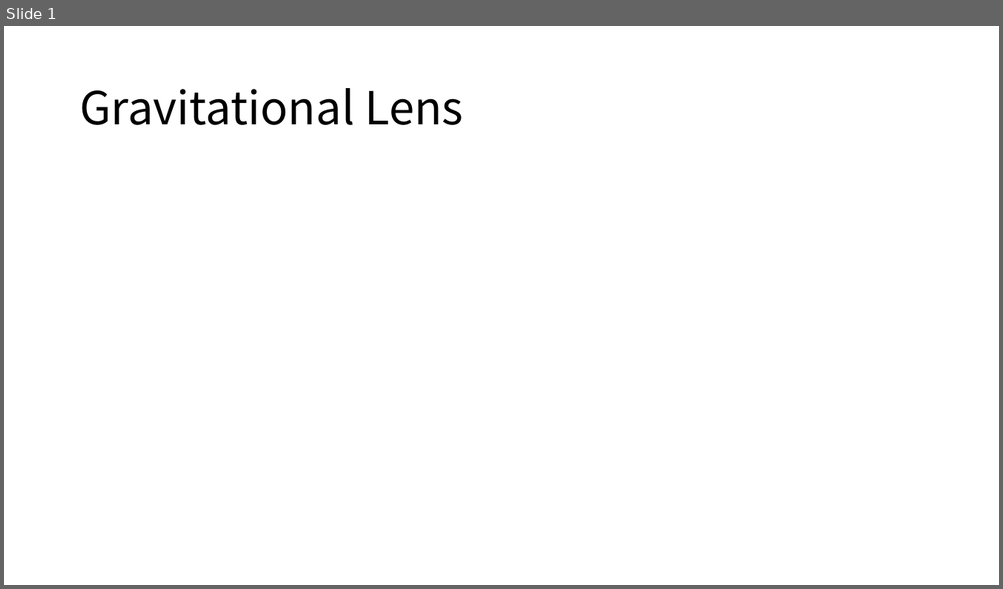
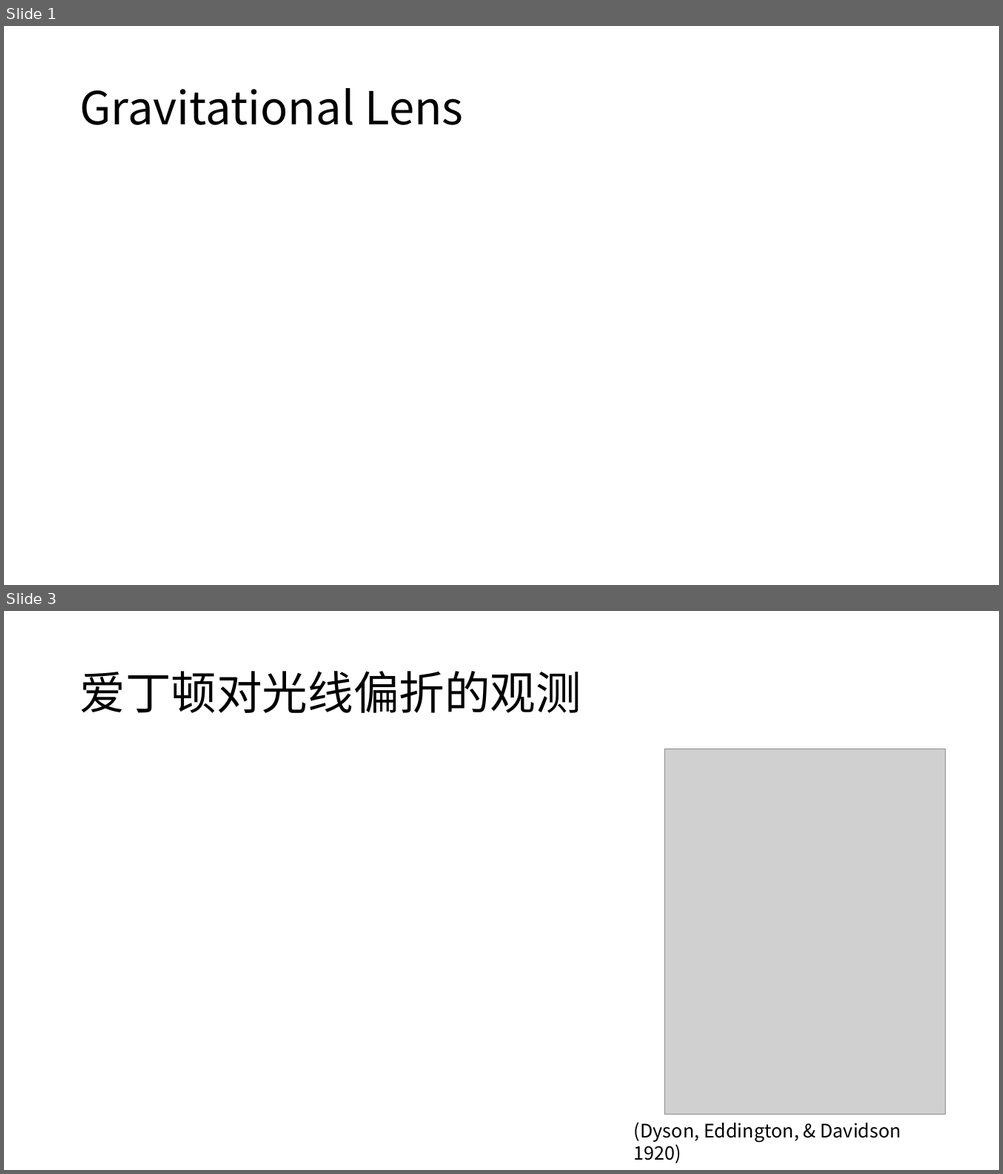
Before and after one commit to willlake/Gravitational-lens, a slide deck: Gravitational lens.pptx. Shown one above the other, each under a label of ours: slide 1 before the commit, slides 1 and 3 after it; the slides between them are not shown. The pictures are 1003x589 and 1003x1174 pixels, drawn with LibreOffice and Linux fonts; fonts in the diff are those of the drawing; grey boxes stand for pictures; background and template pictures are left out. Boxes give left, top, right and bottom in pixels: in the first picture for what was removed or moved away, otherwise in the second. Text is boxed around its words. In the diff, an @@ line names an element or a change of style, - is before the commit and + after.

```diff
--- a/Gravitational lens.pptx
+++ b/Gravitational lens.pptx
@@ slide 3 added at (4,611,999,1170), background #FFFFFF @@
@@ title added at (79,671,581,713), 44 pt, text #000000 @@
+爱丁顿对光线偏折的观测
@@ picture added at (665,749,945,1116) @@
@@ text added at (634,1122,901,1164), 18 pt, text #000000 @@
+(Dyson, Eddington, & Davidson 1920)
```
Also in this commit, not shown: 4 other slides added, 4 other files.
